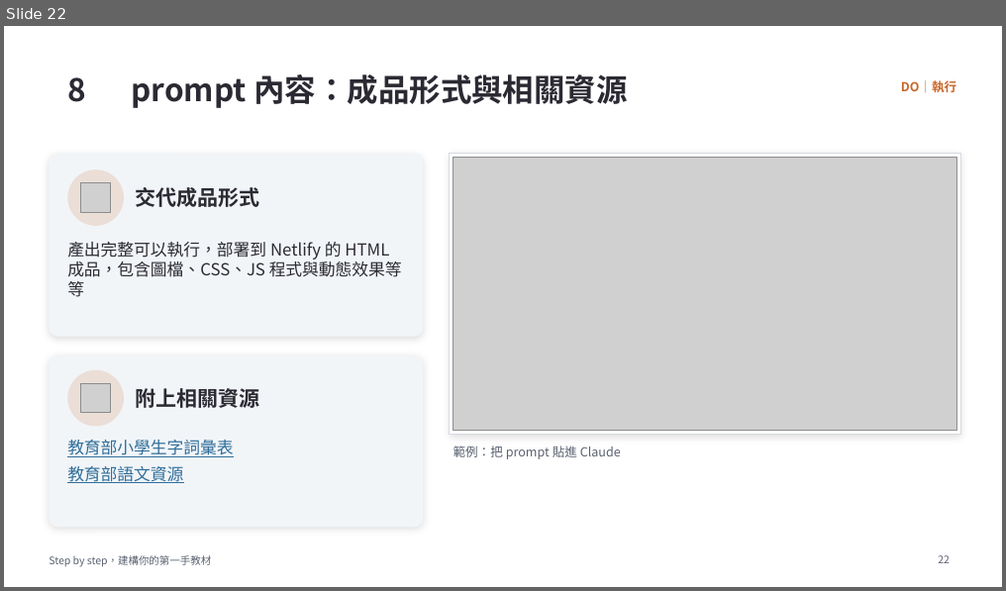
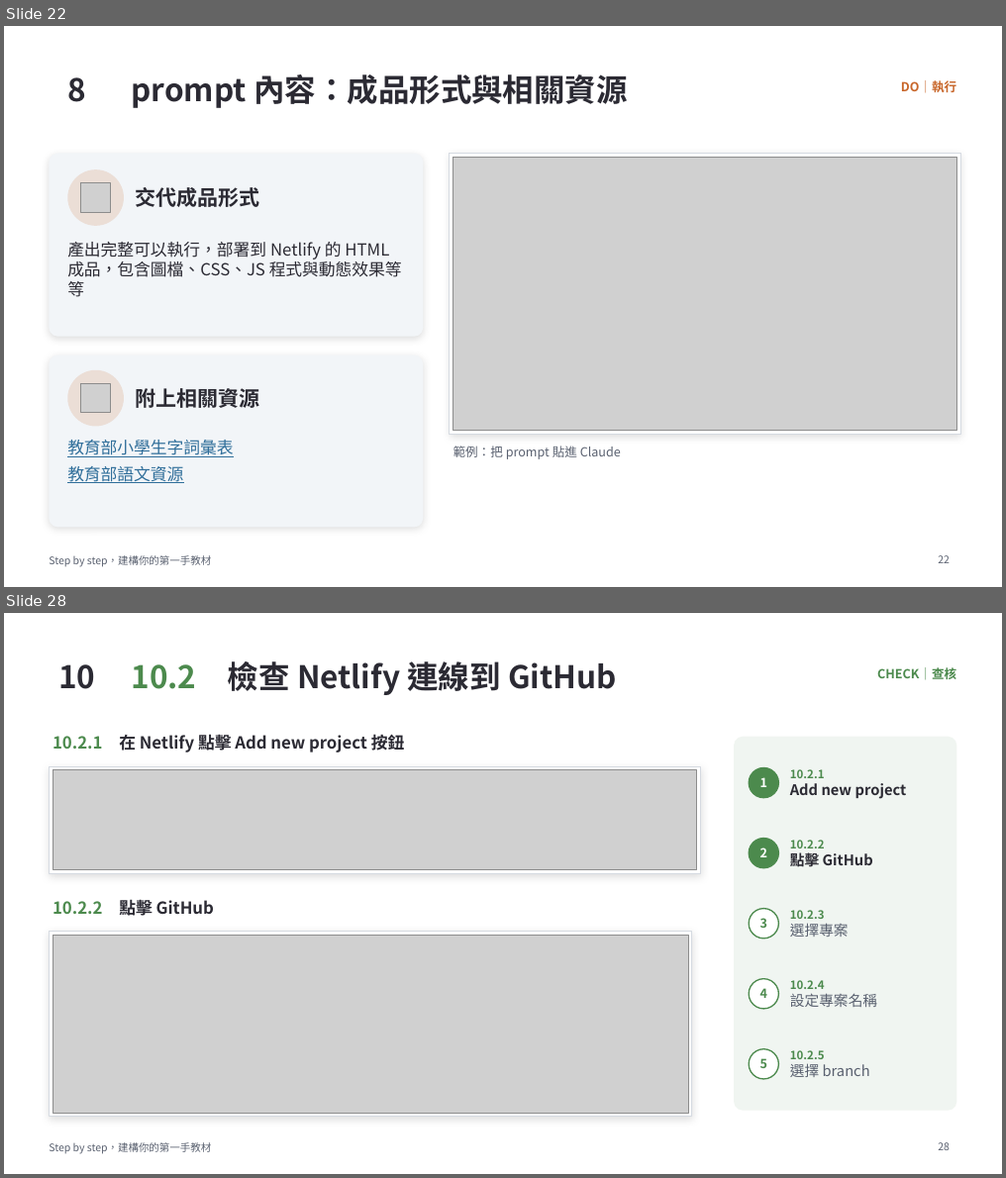
Before and after one commit to MattAtAIEra/NTTU2026-step-by-step, a slide deck: doc/Step-by-Step_建構你的第一手教材_PDCA.pptx. Shown one above the other, each under a label of ours: slide 22 before the commit, slides 22 and 28 after it; the slides between them are not shown. The pictures are 1006x591 and 1006x1178 pixels, drawn with LibreOffice and Linux fonts; fonts in the diff are those of the drawing; grey boxes stand for pictures; background and template pictures are left out. Boxes give left, top, right and bottom in pixels: in the first picture for what was removed or moved away, otherwise in the second. Text is boxed around its words. In the diff, an @@ line names an element or a change of style, - is before the commit and + after.

```diff
--- a/doc/Step-by-Step_建構你的第一手教材_PDCA.pptx
+++ b/doc/Step-by-Step_建構你的第一手教材_PDCA.pptx
@@ slide 28 added at <box>4,613,1002,1174</box>, background #FFFFFF; not listed: 1 template element that a slide beside it also shows @@
@@ text added at <box>58,664,95,689</box>, 30 pt, text #2B2A33, bold @@
+10
@@ title added at <box>132,662,617,695</box>, 30 pt, text #2B2A33, bold @@
+10.2 檢查 Netlify 連線到 GitHub
@@ text added at <box>877,667,956,680</box>, 12 pt, text #4C8A4D, bold @@
+CHECK｜查核
@@ text added at <box>53,732,405,754</box>, 16 pt, text #2B2A33, bold @@
+10.2.1 在 Netlify 點擊 Add new project 按鈕
@@ rounded rectangle added at <box>734,737,957,1111</box>, fill #4C8A4D at 8% opacity @@
@@ rectangle added at <box>49,766,700,873</box>, fill #FFFFFF, outline #D5DAE1 0.75 pt @@
@@ picture added at <box>53,770,696,869</box> @@
@@ ellipse added at <box>748,768,779,798</box>, fill #4C8A4D, outline #4C8A4D 1.25 pt @@
@@ text added at <box>760,777,767,787</box>, 12 pt, text #FFFFFF, bold @@
+1
@@ text added at <box>790,769,907,799</box>, 14 pt, text #2B2A33, bold @@
+10.2.1
+Add new project
@@ ellipse added at <box>748,839,779,868</box>, fill #4C8A4D, outline #4C8A4D 1.25 pt @@
@@ text added at <box>760,848,767,858</box>, 12 pt, text #FFFFFF, bold @@
+2
@@ text added at <box>790,840,873,869</box>, 14 pt, text #2B2A33, bold @@
+10.2.2
+點擊 GitHub
@@ text added at <box>53,897,214,919</box>, 16 pt, text #2B2A33, bold @@
+10.2.2 點擊 GitHub
@@ ellipse added at <box>748,909,779,939</box>, fill #FFFFFF, outline #4C8A4D 1.25 pt @@
@@ rectangle added at <box>49,931,692,1117</box>, fill #FFFFFF, outline #D5DAE1 0.75 pt @@
@@ picture added at <box>53,935,688,1113</box> @@
@@ text added at <box>760,918,767,928</box>, 12 pt, text #4C8A4D, bold @@
+3
@@ text added at <box>790,910,848,937</box>, 11 pt, text #4C8A4D, bold @@
+10.2.3
+選擇專案
@@ ellipse added at <box>748,979,779,1009</box>, fill #FFFFFF, outline #4C8A4D 1.25 pt @@
@@ text added at <box>760,988,767,998</box>, 12 pt, text #4C8A4D, bold @@
+4
@@ text added at <box>790,980,877,1007</box>, 11 pt, text #4C8A4D, bold @@
+10.2.4
+設定專案名稱
@@ ellipse added at <box>748,1050,779,1079</box>, fill #FFFFFF, outline #4C8A4D 1.25 pt @@
@@ text added at <box>790,1051,870,1077</box>, 14 pt, text #5A6170 @@
+10.2.5
+選擇 branch
@@ text added at <box>760,1059,767,1068</box>, 12 pt, text #4C8A4D, bold @@
+5
@@ page number added at <box>938,1143,949,1151</box>, 10 pt, text #5A6170 @@
+28
```
Also in this commit, not shown: 8 slides changed, 7 other slides added, 2 slides removed.
